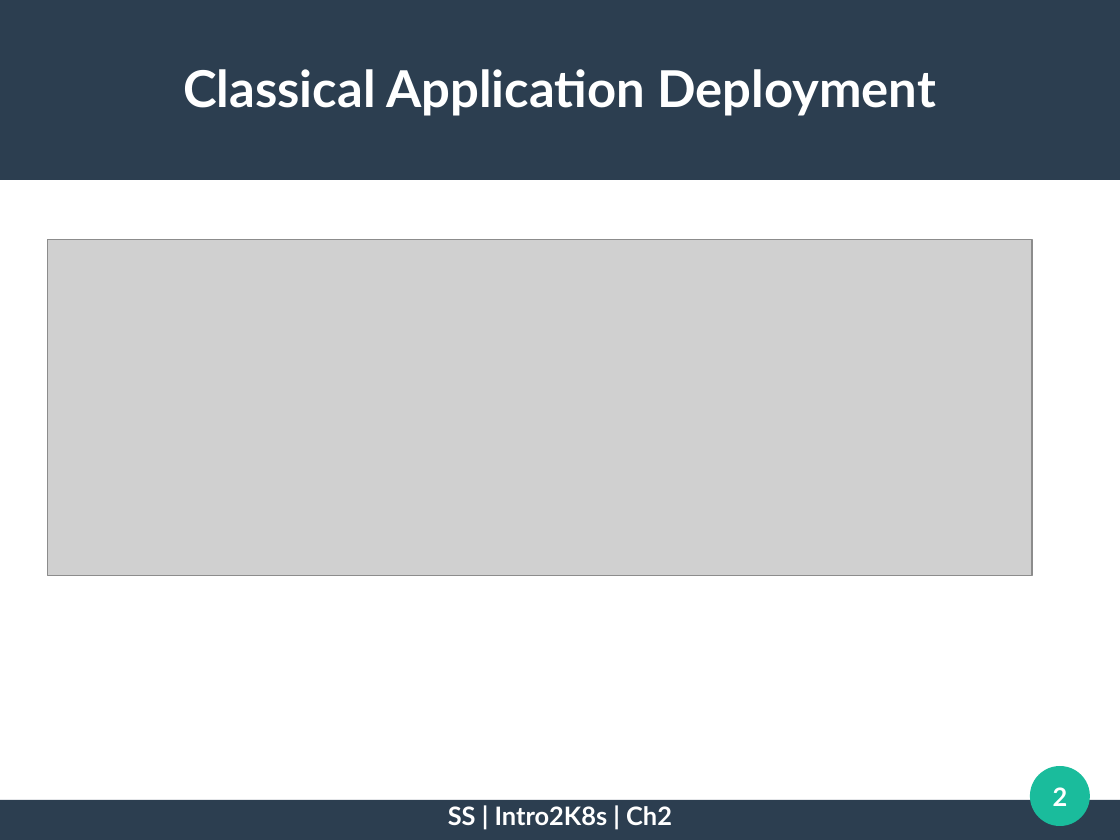
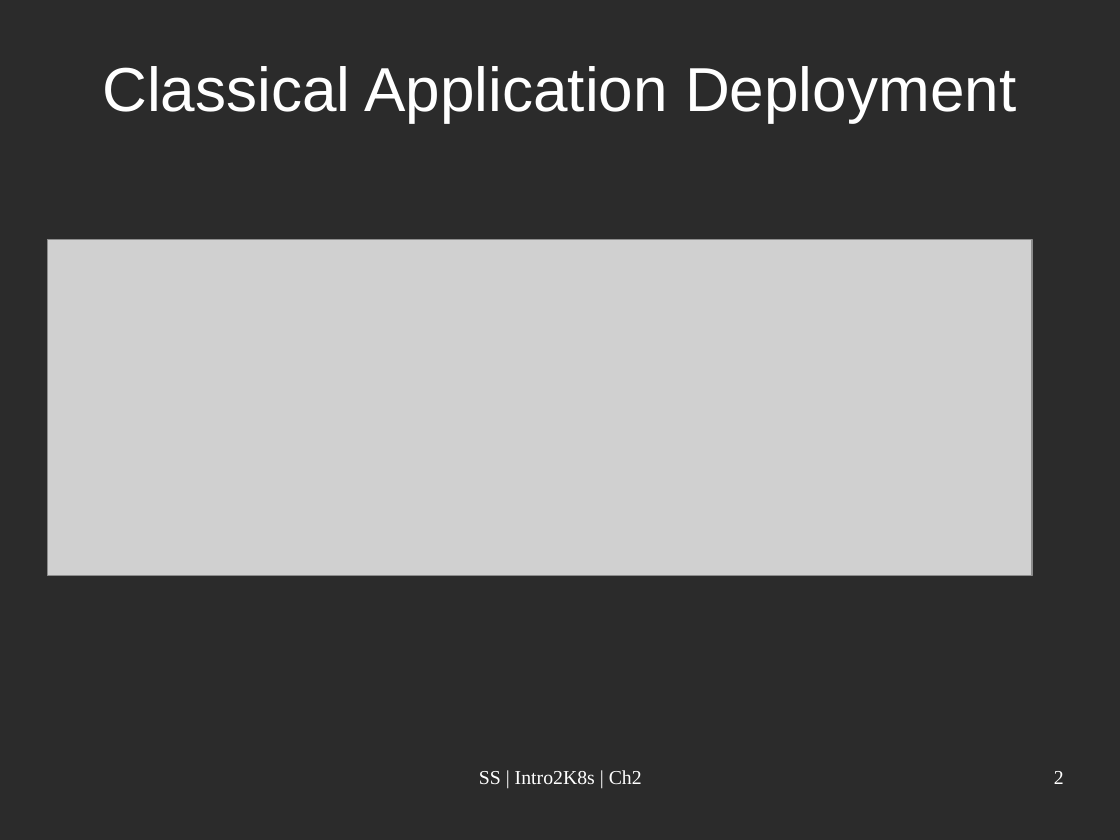
Before and after one commit to sufisalman/intro2k8s, a slide deck: slide 2 of chapter2/concepts/concepts2.odp. Drawn at 1120x840 pixels with LibreOffice and Linux fonts; fonts in the diff are those of the drawing; grey boxes stand for pictures; background and template pictures are left out; a plain dark background stands for a picture behind light text. Boxes give left, top, right and bottom in pixels: in the first picture for what was removed or moved away, otherwise in the second. Text is boxed around its words. In the diff, an @@ line names an element or a change of style, - is before the commit and + after.

```diff
--- a/chapter2/concepts/concepts2.odp
+++ b/chapter2/concepts/concepts2.odp
@@ background #FFFFFF to picture (left out) @@
@@ rectangle removed at <box>0,0,1120,180</box> @@
@@ title "Classical Application Deployment" at <box>102,66,1016,122</box>: size 36 to 44 pt, font Lato to Arial, bold off @@
@@ text "SS | Intro2K8s | Ch2": place and size @@
-text "SS | Intro2K8s | Ch2" at <box>448,806,672,825</box>
+text "SS | Intro2K8s | Ch2" at <box>479,770,642,784</box>
@@ text "SS | Intro2K8s | Ch2" at <box>479,770,642,784</box>: size 18 to 14 pt, font Lato to Times New Roman, bold off @@
@@ page number: place and size @@
-page number at <box>1053,787,1068,806</box>
+page number at <box>1054,771,1064,784</box>
@@ page number at <box>1054,771,1064,784</box>: size 18 to 14 pt, font Lato to Times New Roman, bold off; alignment centre to right; vertical alignment middle to top @@
@@ ellipse removed at <box>1031,766,1091,826</box> @@
@@ rectangle removed at <box>0,800,1120,839</box> @@
```
Also in this commit, not shown: 3 other slides changed, 2 slides added, 7 other files.
